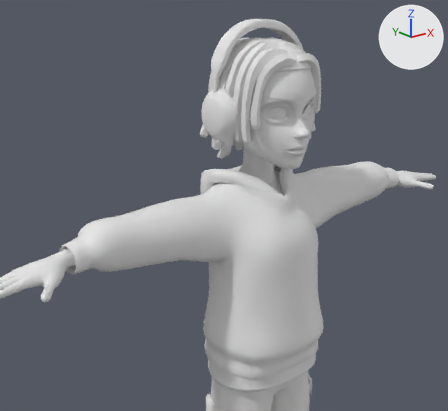
Two versions of the glTF model Assets/Project/3D/Xander/Xander.gltf, one commit apart.
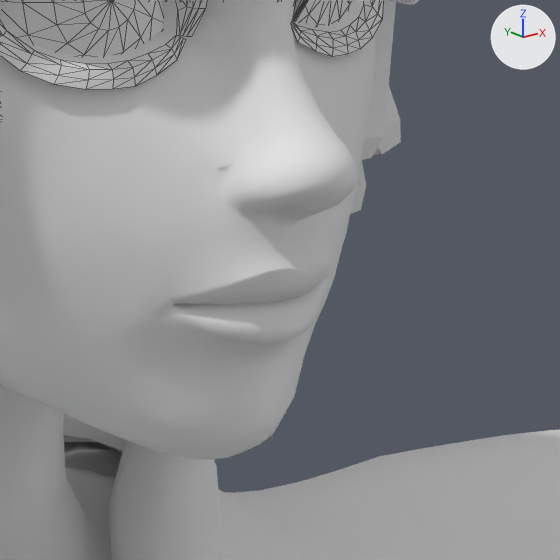
Each version appears first from a 50 mm camera at (-1.008, -1.089, 1.598) aimed at (-0.153, -0.02, 1.17), and next in a close-up on the part from 59% to 75% of the width and 27% to 44% of the height. Every picture has the same lights, and +X, +Y and +Z are marked at upper right. The first two pictures are the older version. The close-ups show mesh edges as thin lines. Vertices at exactly the same position are counted once.

Names of what the first close-up shows: 'Submesh_0', 'Submesh_1', 'Submesh_4', 'Submesh_5', 'Submesh_6'.
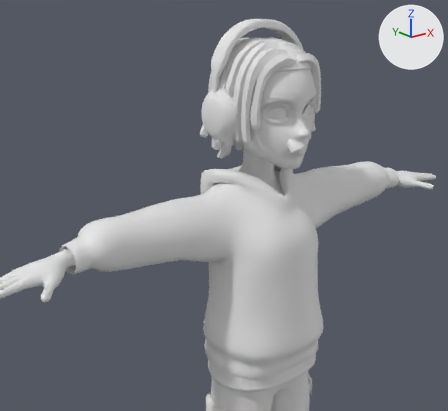
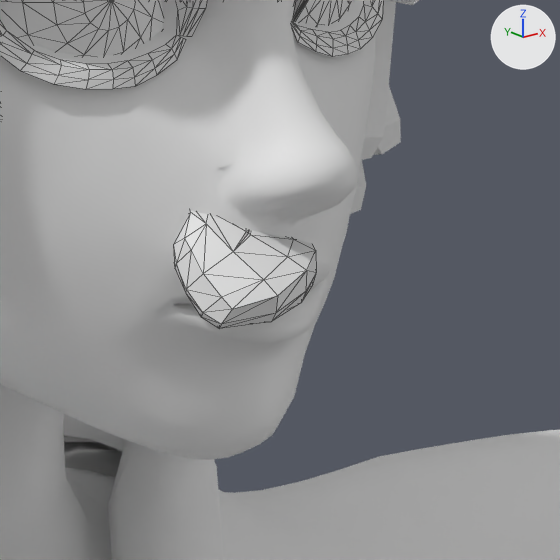
The newer file adds a shape key; the second version is drawn at full value of the shape key 'tongue_geo_blendShape.TONGUE_OUT_CURLER_R' of 'Submesh_2', and the change is written as the vertex moves it makes.

Location of each change, (x1, y1, x2, y2) in pixels of the close-ups (560 x 560 px):
'Submesh_2', reshaped (not visible before)
    after: (174, 211, 316, 329)

The edits, one by one:
me_mesh_032 is used by ob_submesh_2; location (0.0, 0.0, 0.0); scale (0.01, 0.01, 0.01).
me_mesh_032 had 311 vertices, 610 faces and spanned x -3.59..3.59, y -10.48..-4.09, z 127.7..132.72.
me_mesh_032 now has 311 vertices, 610 faces and spans x -3.59..3.59, y -12.75..-4.09, z 127.7..132.72.
me_mesh_032 part 1: 119 of 311 vertices moved; they spanned x -2.77..2.77, y -9.55..-4.25, z 128.43..130.24 and now span x -3.52..1.92, y -12.75..-7.26, z 129.32..132.58; mean shift (-1.45, -3.34, 1.61); largest move (2.03, -8.27, 129.78) -> (-2.0, -12.75, 130.3).
